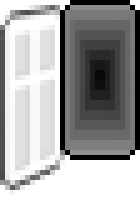
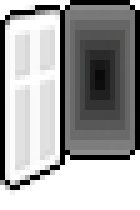
Revision of a layered w=140, h=210 image; what changed, layer by layer:
painted on "door_closed.png" over [0, 5, 65, 190]
